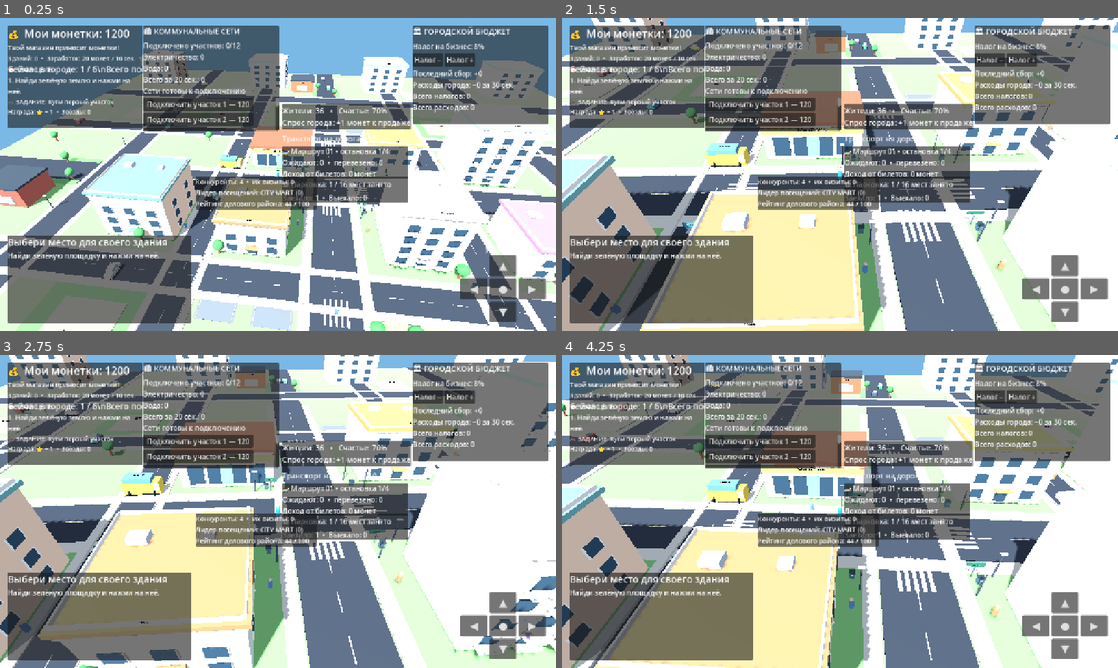
Above: before the commit, frames 1-4 (two rows, left to right).
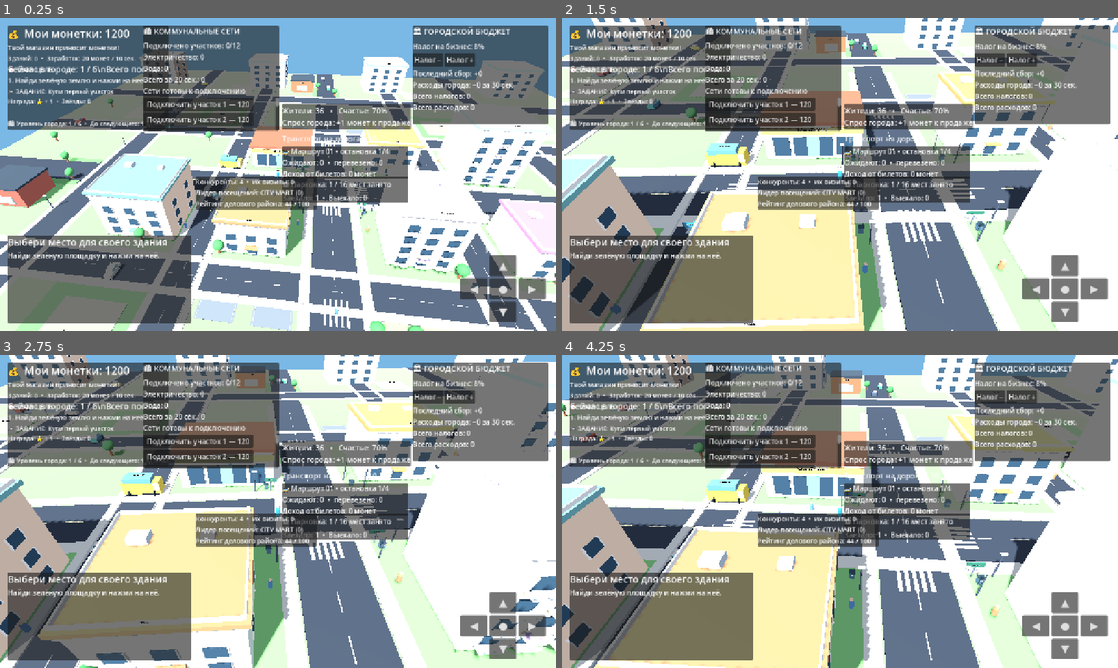
Above: after the commit, the same moments.

Repository: uchihabaha05-del/MINI-WORLD-TYCOON
Game: Godot game, scene res://scenes/Main.tscn
Two runs of this game, one before a commit and one after it. Both use one fixed random seed, a clock stepped at 60 frames per second and the inputs below.
Inputs (mouse positions are in pixels of both pictures, inside the frame that each line leads up to):
- Up to frame 1 (0.25 s): no input
- Up to frame 2 (1.5 s): move the mouse to (962, 158) at 0.52 s; hold D 0.53-1.28 s; click (962, 158) at 0.67 s; move the mouse to (728, 190) at 1.27 s; hold S from 1.28 s (still down)
- Up to frame 3 (2.75 s): move the mouse to (333, 442) at 2.02 s; release S at 2.03 s; hold D from 2.03 s (still down)
- Up to frame 4 (4.25 s): move the mouse to (812, 574) at 2.77 s; release D at 2.78 s; hold W 2.78-3.53 s; click (812, 574) at 2.92 s; move the mouse to (1006, 558) at 3.52 s; hold A from 3.53 s (still down)

The runs differ from the first frame. In frame 1, 1.9% of the frame differs, in the area x 1-31%, y 2-36%; in frame 2, 1.9%; in frame 3, 1.9%; in frame 4, 1.9%.

Commit message:
Add city levels, milestone rewards and progressive building unlocks

Diff:
--- a/scripts/tycoon_manager.gd
+++ b/scripts/tycoon_manager.gd
@@ -27,6 +27,8 @@
 var stars: int = 0
 var quest_done: Array = [false, false, false, false, false]
 var quest_label: Label
+var level_label: Label
+var city_level: int = 1
 var plot_title: Label
 var plot_info: Label
 var buy_button: Button
@@ -148,6 +150,9 @@
 	quest_label.autowrap_mode = TextServer.AUTOWRAP_WORD_SMART
 	quest_label.add_theme_font_size_override("font_size", 14)
 	top_box.add_child(quest_label)
+	level_label = Label.new()
+	level_label.add_theme_font_size_override("font_size", 14)
+	top_box.add_child(level_label)
 
 	var panel := PanelContainer.new()
 	panel.anchor_left = 0.0
@@ -395,6 +400,7 @@
 			business_count += 1
 			business_income += int(BUILDINGS[business_type]["income"]) * int(business_plot["level"])
 	business_summary_label.text = "Зданий: %d  •  Заработок: %d монет / 10 сек." % [business_count, business_income]
+	_update_city_progress(business_count)
 	_update_mission()
 	_update_quest_text()
 	if status_label.text.is_empty():
@@ -427,10 +433,14 @@
 	restaurant_button.visible = owned and building_type.is_empty()
 	workshop_button.visible = owned and building_type.is_empty()
 	store_button.disabled = cash < int(BUILDINGS["Магазин"]["cost"])
-	cafe_button.disabled = cash < int(BUILDINGS["Кафе"]["cost"])
-	apartments_button.disabled = cash < int(BUILDINGS["Апартаменты"]["cost"])
-	restaurant_button.disabled = cash < int(BUILDINGS["Ресторан"]["cost"])
-	workshop_button.disabled = cash < int(BUILDINGS["Мастерская"]["cost"])
+	cafe_button.disabled = cash < int(BUILDINGS["Кафе"]["cost"]) or _count_buildings() < 1
+	apartments_button.disabled = cash < int(BUILDINGS["Апартаменты"]["cost"]) or _count_buildings() < 2
+	restaurant_button.disabled = cash < int(BUILDINGS["Ресторан"]["cost"]) or _count_buildings() < 4
+	workshop_button.disabled = cash < int(BUILDINGS["Мастерская"]["cost"]) or _count_buildings() < 3
+	cafe_button.text = "Кафе · 650" if _count_buildings() >= 1 else "Кафе 🔒 (1 здание)"
+	apartments_button.text = "Дом · 900" if _count_buildings() >= 2 else "Дом 🔒 (2 здания)"
+	workshop_button.text = "Мастерская · 800" if _count_buildings() >= 3 else "Мастерская 🔒 (3 здания)"
+	restaurant_button.text = "Ресторан · 1100" if _count_buildings() >= 4 else "Ресторан 🔒 (4 здания)"
 	upgrade_button.visible = owned and not building_type.is_empty()
 	var has_business := owned and not building_type.is_empty() and building_type != "Апартаменты"
 	var worker_count := int(plot.get("workers", 0))
@@ -513,6 +523,42 @@
 	else:
 		quest_label.text = "🎮 ЗАДАНИЕ: %s\nНаграда: ⭐ + 1  •  Звёзды: %d" % [names[next_quest], stars]
 
+
+func _count_buildings() -> int:
+	var total := 0
+	for plot in plots:
+		if not String(plot.get("building", "")).is_empty():
+			total += 1
+	return total
+
+func _update_city_progress(building_count: int) -> void:
+	var target_level := 1
+	if building_count >= 1:
+		target_level = 2
+	if building_count >= 3:
+		target_level = 3
+	if building_count >= 5:
+		target_level = 4
+	if building_count >= 8:
+		target_level = 5
+	if building_count >= 12:
+		target_level = 6
+	if target_level > city_level:
+		var rewards: Array[int] = [0, 250, 500, 750, 1200, 2000]
+		var reward := rewards[mini(target_level - 1, rewards.size() - 1)]
+		cash += reward
+		city_level = target_level
+		status_label.text = "🎉 Новый уровень города %d! Награда: +%d монет!" % [city_level, reward]
+		_save_game()
+	level_label.text = "🏙 Уровень города: %d / 6  •  До следующего: %d зданий" % [city_level, _next_level_building_goal(building_count)]
+
+func _next_level_building_goal(current_count: int) -> int:
+	var goals: Array[int] = [1, 3, 5, 8, 12]
+	for goal in goals:
+		if current_count < goal:
+			return goal
+	return 12
+
 func _update_mission() -> void:
 	match tutorial_step:
 		0:
@@ -589,6 +635,7 @@
 	config.set_value("economy", "cash", cash)
 	config.set_value("tutorial", "step", tutorial_step)
 	config.set_value("rewards", "stars", stars)
+	config.set_value("progress", "city_level", city_level)
 	for quest_index in range(quest_done.size()):
 		config.set_value("rewards", "quest_%d" % quest_index, bool(quest_done[quest_index]))
 	for i in range(plots.size()):
@@ -607,6 +654,7 @@
 	cash = int(config.get_value("economy", "cash", STARTING_CASH))
 	tutorial_step = clampi(int(config.get_value("tutorial", "step", 0)), 0, 4)
 	stars = maxi(0, int(config.get_value("rewards", "stars", 0)))
+	city_level = clampi(int(config.get_value("progress", "city_level", 1)), 1, 6)
 	for quest_index in range(quest_done.size()):
 		quest_done[quest_index] = bool(config.get_value("rewards", "quest_%d" % quest_index, false))
 	for i in range(plots.size()):
